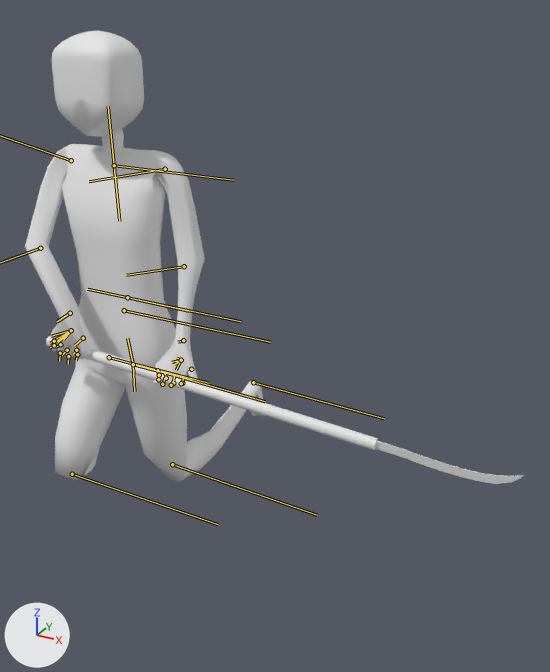
Renders of the FBX model ActionGame/Resources/Model/Enemy/WeakEnemy.fbx from each side of a commit.
Camera for both pictures: a 50 mm camera at (8.99, -10.4, 12.66) aimed at (2.44, 1.51, 6.7). Every picture has the same lights, and +X, +Y and +Z are marked at lower left. Both versions are drawn at frame 1 of the action '体ボーン|zzzzzzz'; the numbers are the values there. The bones that bend it are drawn over the model as lines.

Objects in the first picture: 'Body.001'.
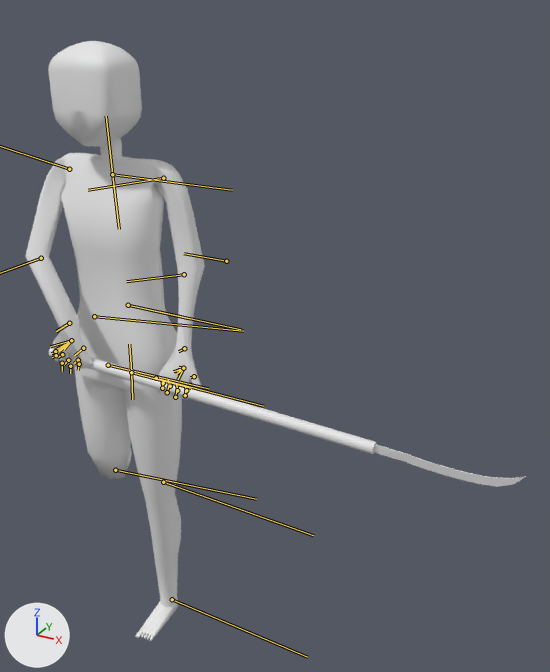
The edits, one by one:
Bone 'Master' (bone_master) moves from (0.0, 0.0, 0.0) to (0.0, 0.0, -0.15).
Bone 'Master' (bone_master) turns from (0, 0, 0) to (0, -2, 0) degrees about its own x, y and z.
Bone 'Bone' (bone_bone) turns from (0, 1, 0) to (0, 5, 0) degrees about its own x, y and z.
Bone 'Bone_L.003' (bone_bone_l_003) turns from (113, -7, -11) to (111, -10, -9) degrees about its own x, y and z.
Bone 'Bone_L.006' (bone_bone_l_006) turns from (0, 0, -95) to (0, 0, -44) degrees about its own x, y and z.
Bone 'Bone_L.009' (bone_bone_l_009) turns from (0, 0, -84) to (0, 0, -53) degrees about its own x, y and z.
Bone 'Bone_R.001' (bone_bone_r_001) turns from (37, 37, 90) to (36, 36, 89) degrees about its own x, y and z.
Bone 'Bone_R.002' (bone_bone_r_002) turns from (4, 10, 44) to (4, 10, 43) degrees about its own x, y and z.
Bone 'Bone_R.003' (bone_bone_r_003) turns from (54, -45, -24) to (51, -43, -21) degrees about its own x, y and z.
Bone 'Bone.002_L.001' (bone_bone_002_l_001) turns from (0, -36, -1) to (1, -1, -2) degrees about its own x, y and z.
Bone 'Bone.002_L.002' (bone_bone_002_l_002) turns from (0, -180, 0) to (-2, -180, -5) degrees about its own x, y and z.
Bone 'Bone.002_L.003' (bone_bone_002_l_003) turns from (0, 51, 0) to (0, 1, 0) degrees about its own x, y and z.
Bone 'Bone.002_R' (bone_bone_002_r) turns from (-7, 0, 0) to (0, 0, 0) degrees about its own x, y and z.
Bone 'Bone.002_R.001' (bone_bone_002_r_001) turns from (0, 1, 1) to (0, 2, 0) degrees about its own x, y and z.
Bone 'Bone.002_R.002' (bone_bone_002_r_002) turns from (-5, 89, -5) to (2, 4, 4) degrees about its own x, y and z.
Bone 'Bone.002_R.003' (bone_bone_002_r_003) turns from (0, 3, 0) to (0, 0, 0) degrees about its own x, y and z.

Changed parts and their boxes [x1, y1, x2, y2] in the pictures (550 x 672 px):
'Body.001', posed (32% taller)
    before: [25, 31, 524, 484]
    after: [25, 41, 525, 641]
bone 'Master', root to tip
    before: (127, 297) to (128, 297)
    after: (128, 305) to (179, 316)
bone 'Bone', root to tip
    before: (127, 297) to (240, 321)
    after: (128, 305) to (240, 329)
bone 'Bone_L.003', root to tip
    before: (183, 340) to (178, 342)
    after: (184, 348) to (178, 351)
bone 'Bone_L.006', root to tip
    before: (182, 383) to (183, 377)
    after: (186, 390) to (185, 387)
bone 'Bone_L.009', root to tip
    before: (173, 383) to (174, 375)
    after: (177, 390) to (176, 385)
bone 'Bone_R.003', root to tip
    before: (70, 313) to (57, 321)
    after: (69, 323) to (56, 331)
bone 'Bone.002_L.001', root to tip
    before: (109, 357) to (209, 383)
    after: (108, 365) to (208, 388)
bone 'Bone.002_L.002', root to tip
    before: (72, 474) to (218, 524)
    after: (115, 470) to (256, 499)
bone 'Bone.002_L.003', root to tip
    before: (124, 310) to (270, 342)
    after: (94, 316) to (243, 331)
bone 'Bone.002_R', root to tip
    before: (133, 364) to (127, 338)
    after: (131, 372) to (129, 344)
bone 'Bone.002_R.001', root to tip
    before: (157, 370) to (265, 401)
    after: (156, 378) to (263, 406)
bone 'Bone.002_R.002', root to tip
    before: (172, 464) to (317, 515)
    after: (163, 482) to (313, 535)
bone 'Bone.002_R.003', root to tip
    before: (253, 382) to (384, 418)
    after: (172, 599) to (307, 657)
